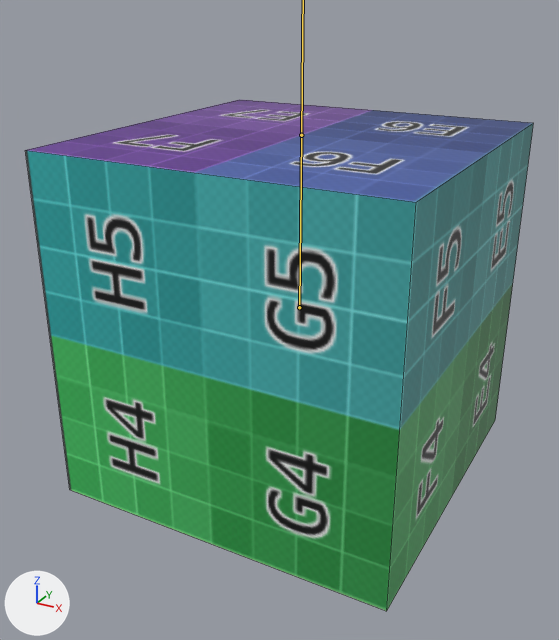
An edit to the FBX model Resources/Model/moveCube/moveCube.fbx, drawn before and after from the same camera.
Both versions are drawn from a camera (50 mm lens) standing at (1.92, -3.73, 1.76) and looking at (-0.07, -0.12, -0.05). Arrows for +X, +Y and +Z are at lower left; the lights stay in place. The bones that bend it are drawn over the model as lines. Mesh edges are drawn as thin lines.

Objects in the first picture: '立方体'.
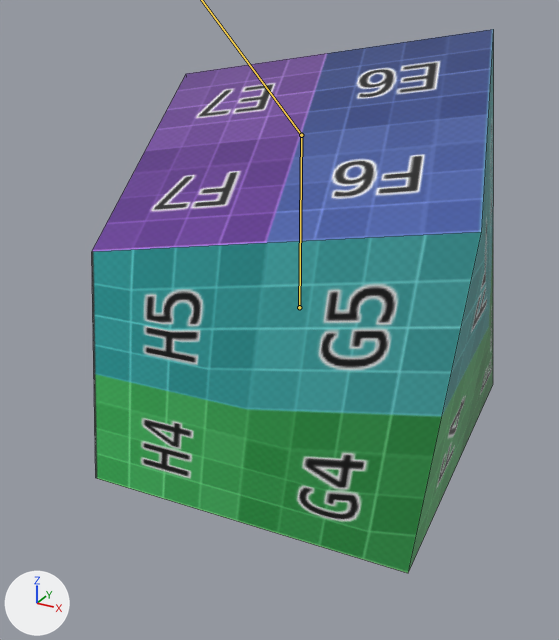
The newer file adds an action. The first version stands in its rest pose; the second is drawn at frame 30 of the action 'アーマチュア|アーマチュア|アーマチュア|アーマチュア|アー'.

What differs and where, as boxes [x1, y1, x2, y2] in the pictures (559 x 640 px):
'立方体', posed (21% narrower, 6% taller): before [25, 100, 533, 611]; after [92, 29, 494, 573]

The change, as a diff of the scene's bpy script:
```diff
--- a/Resources/Model/moveCube/moveCube.fbx.py
+++ b/Resources/Model/moveCube/moveCube.fbx.py
@@ bone_bone_001 @@
 bone_bone_001 = bpy.data.objects['アーマチュア'].pose.bones['Bone.001']  # child of 'Bone'
-bone_bone_001.rotation_quaternion = (1.0, 0.0, 0.0, 0.0)  # degrees (0, 0, 0)
+bone_bone_001.rotation_quaternion = (0.847, 0.475, 0.227, 0.072)  # degrees (62, 18, 21)
```
